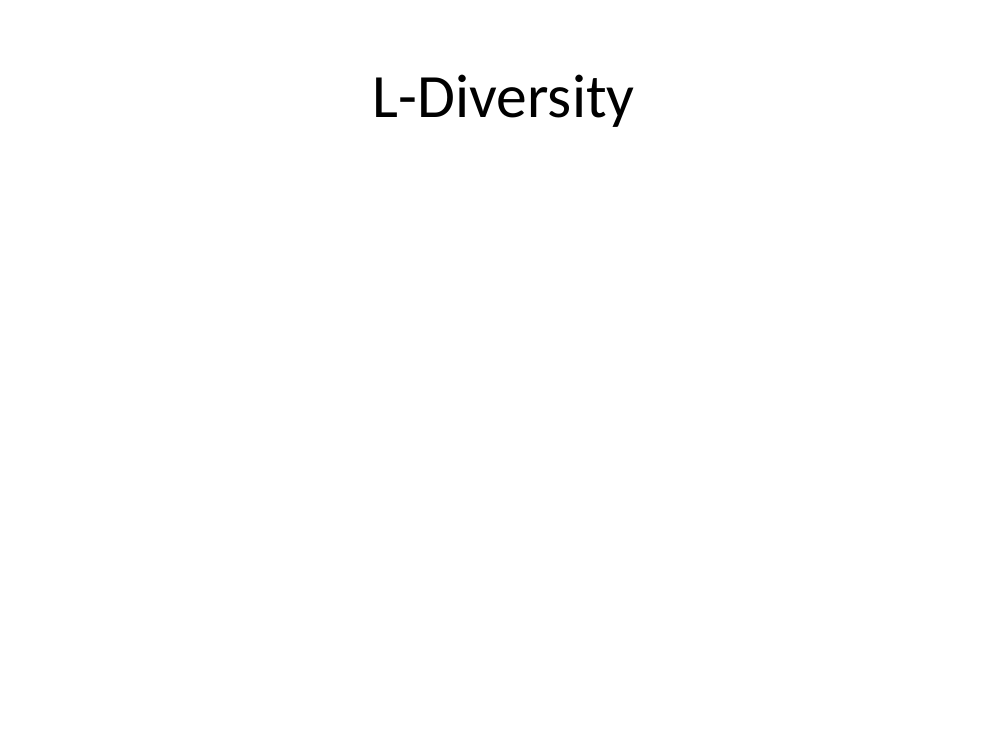
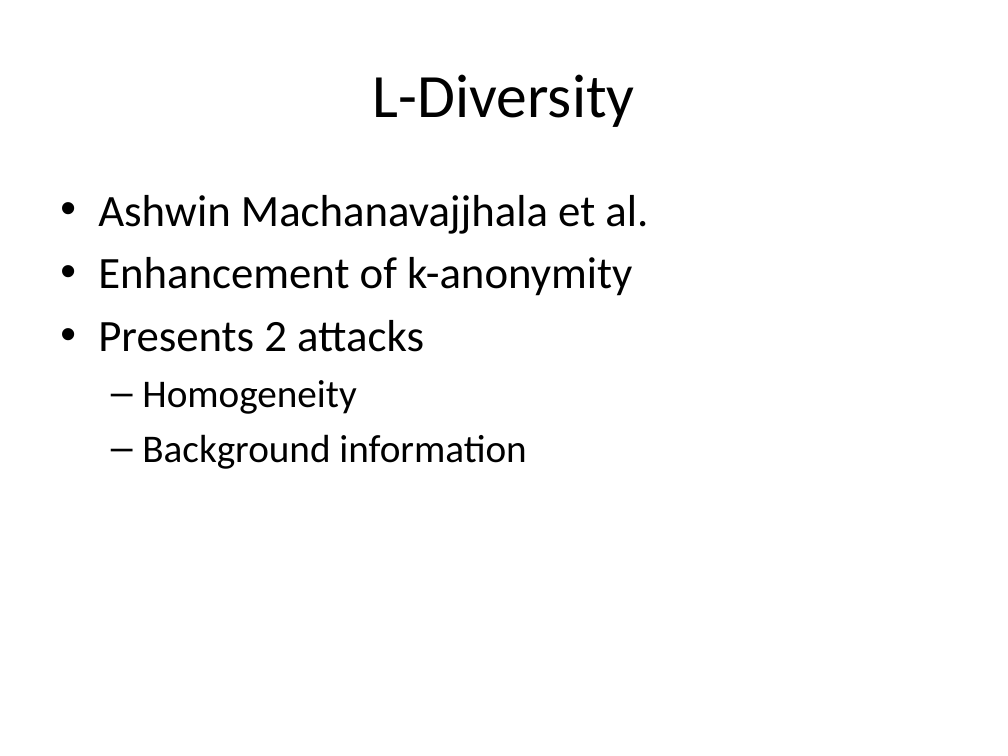
Before and after one commit to jayvelasco1990/big-data, a slide deck: slide 13 of Final Project/draft_presentation.pptx. Drawn at 1008x756 pixels with LibreOffice and Linux fonts; fonts in the diff are those of the drawing. Boxes give left, top, right and bottom in pixels: in the first picture for what was removed or moved away, otherwise in the second. Text is boxed around its words. In the diff, an @@ line names an element or a change of style, - is before the commit and + after.

```diff
--- a/Final Project/draft_presentation.pptx
+++ b/Final Project/draft_presentation.pptx
@@ text added at (98,195,648,469), 32 pt, text #000000 @@
+• Ashwin Machanavajjhala et al.
+• Enhancement of k-anonymity
+• Presents 2 attacks
+  – Homogeneity
+  – Background information
```
Also in this commit, not shown: 23 slides added, 3 other files.
